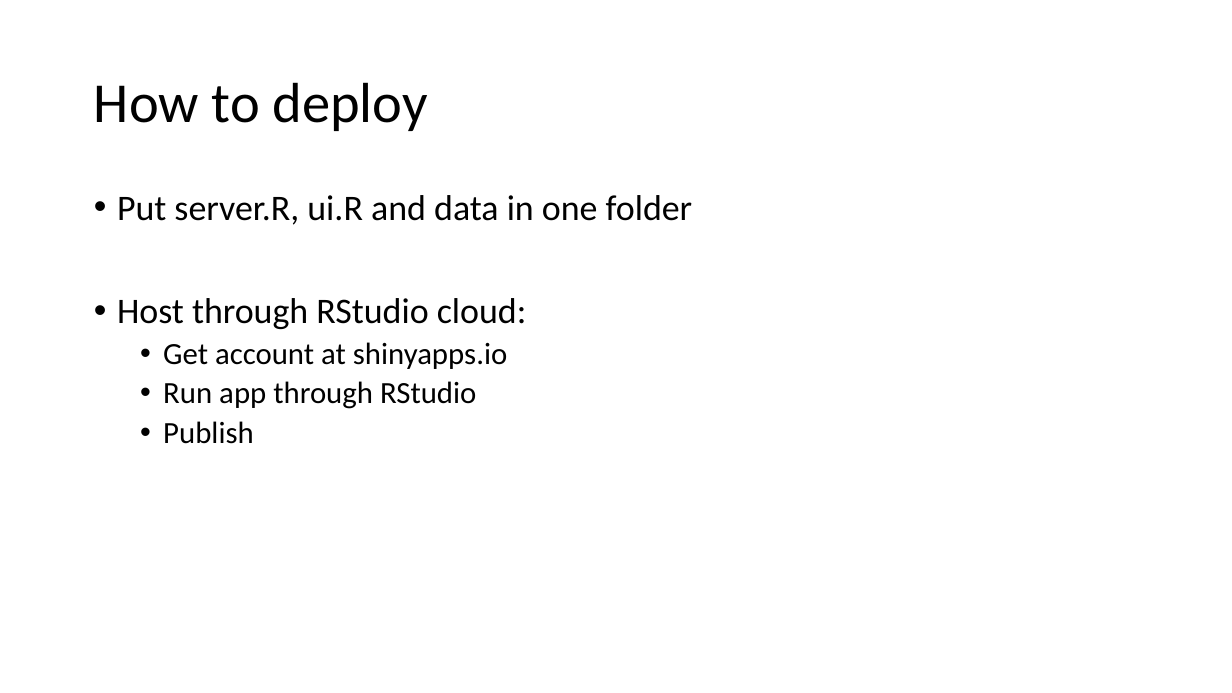
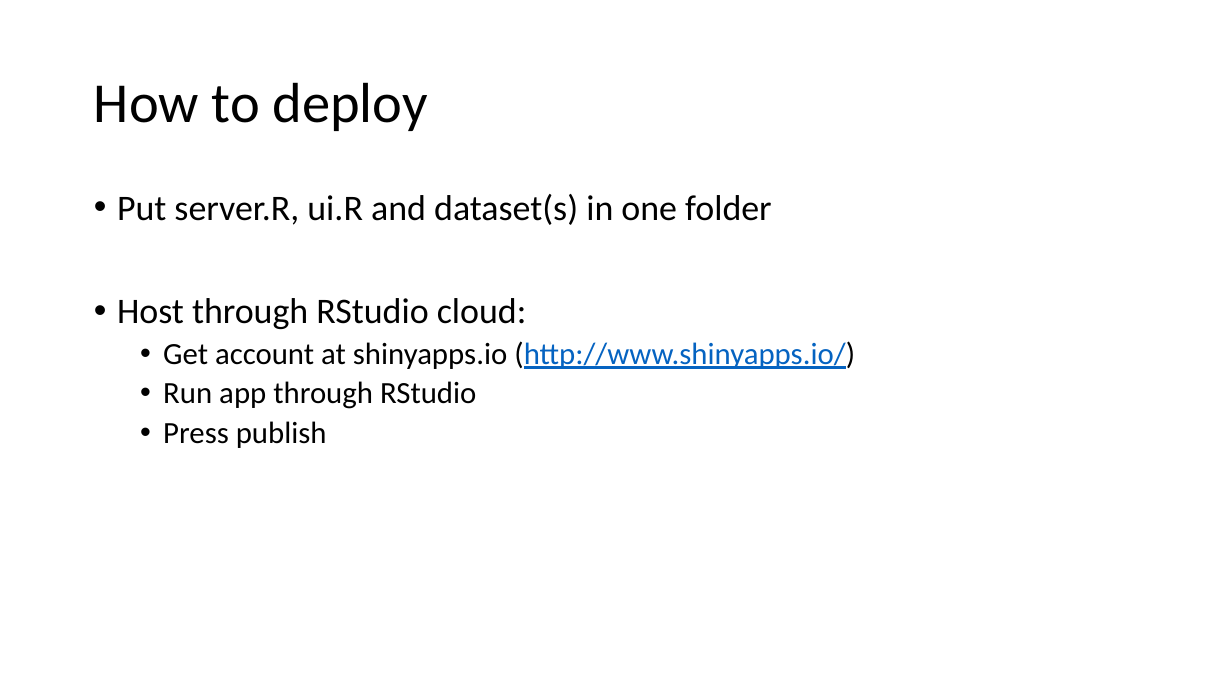
Before and after one commit to CSDE-UW/iussp-mainz-social-media, a slide deck: slide 8 of Shiny/shiny.pptx. Drawn at 1232x693 pixels with LibreOffice and Linux fonts; fonts in the diff are those of the drawing. Boxes give left, top, right and bottom in pixels: in the first picture for what was removed or moved away, otherwise in the second. Text is boxed around its words. In the diff, an @@ line names an element or a change of style, - is before the commit and + after.

Commit message:
small fixes

```diff
--- a/Shiny/shiny.pptx
+++ b/Shiny/shiny.pptx
@@ text at <box>117,194,772,225</box>: text changed @@
-• Put server.R, ui.R and data in one folder
+• Put server.R, ui.R and dataset(s) in one folder
@@ text at <box>163,341,855,369</box>: text changed @@
-  • Get account at shinyapps.io
+  • Get account at shinyapps.io (http://www.shinyapps.io/)
@@ text at <box>163,421,327,448</box>: text changed @@
-  • Publish
+  • Press publish
```
Also in this commit, not shown: 1 other slide changed.
